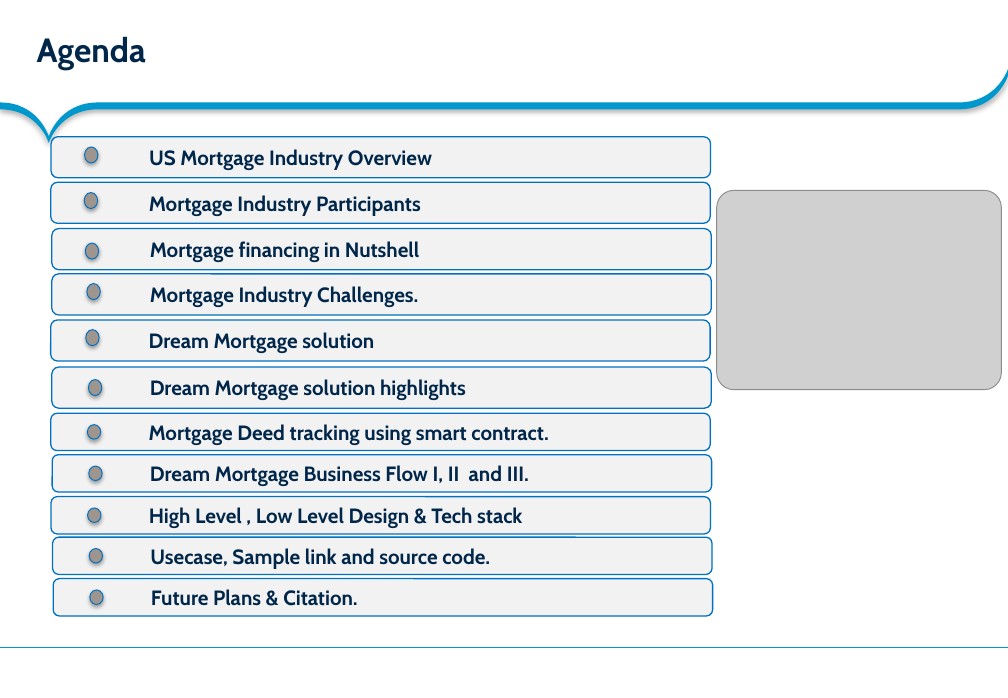
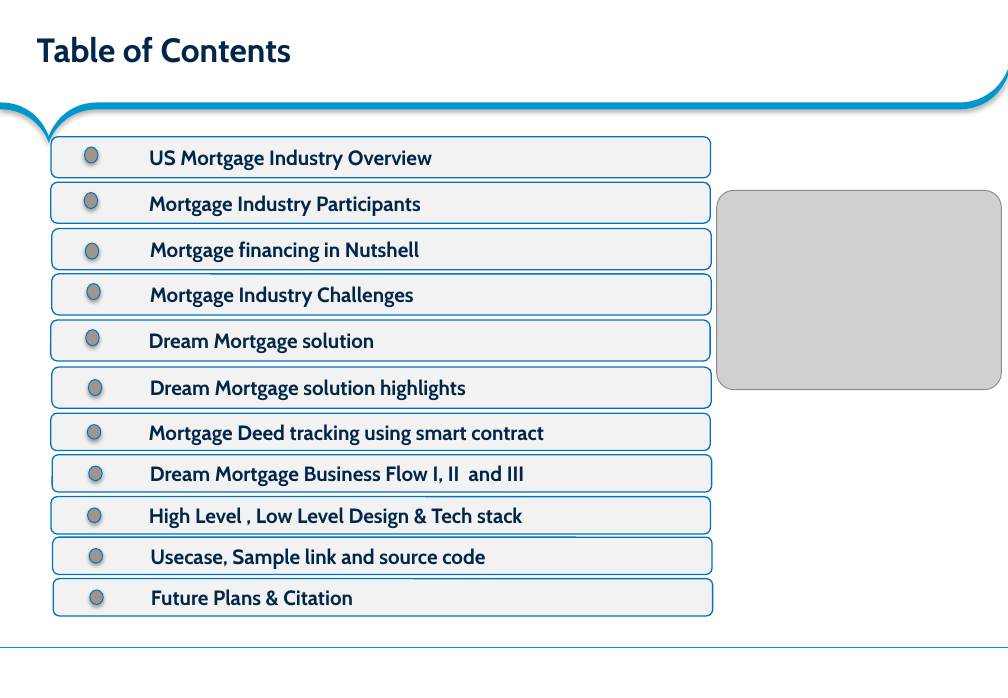
Before and after one commit to DreamMortgage/Documentation, a slide deck: slide 2 of Dream Mortgage Final.pptx. Drawn at 1008x698 pixels with LibreOffice and Linux fonts; fonts in the diff are those of the drawing; grey boxes stand for pictures; background and template pictures are left out. Boxes give left, top, right and bottom in pixels: in the first picture for what was removed or moved away, otherwise in the second. Text is boxed around its words. In the diff, an @@ line names an element or a change of style, - is before the commit and + after.

Commit message:
updated industry challenges and table of contents

```diff
--- a/Dream Mortgage Final.pptx
+++ b/Dream Mortgage Final.pptx
@@ text at (x1=37, y1=36, x2=291, y2=63): text changed @@
-Agenda
+Table of Contents
@@ text in rounded rectangle at (x1=150, y1=286, x2=413, y2=307): text changed @@
-Mortgage Industry Challenges.
+Mortgage Industry Challenges
@@ text in rounded rectangle at (x1=149, y1=424, x2=544, y2=445): text changed @@
-Mortgage Deed tracking using smart contract.
+Mortgage Deed tracking using smart contract
@@ text in rounded rectangle at (x1=150, y1=465, x2=524, y2=486): text changed @@
-Dream Mortgage Business Flow I, II and III.
+Dream Mortgage Business Flow I, II and III
@@ text in rounded rectangle at (x1=150, y1=548, x2=485, y2=569): text changed @@
-Usecase, Sample link and source code.
+Usecase, Sample link and source code
@@ text in rounded rectangle at (x1=151, y1=589, x2=353, y2=606): text changed @@
-Future Plans & Citation.
+Future Plans & Citation
```
Also in this commit, not shown: 2 other slides changed, 1 other file.
